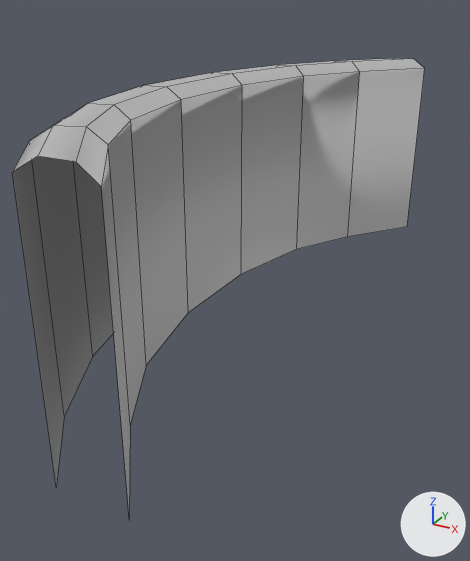
An edit to the FBX model Assets/Environment/Models/WallArena.fbx, drawn before and after from the same camera.
Rendered twice from a camera (50 mm lens) standing at (1.73, -3.16, 1.69) and looking at (0.1, -0.19, 0.2). Lighting does not change. The marker at lower right points along +X, +Y and +Z. Mesh edges are drawn as thin lines. Where no turn or scale is listed for an object, it has been applied to the vertices.

The first picture shows 'WallArena'.
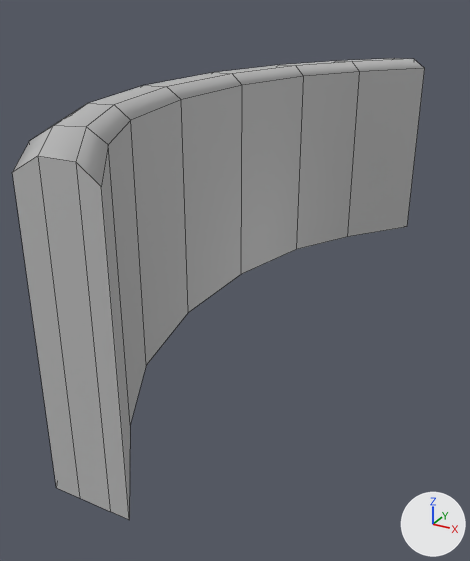
Changed parts and their boxes [x1, y1, x2, y2] in the pictures (470 x 561 px):
'WallArena', reshaped
    before: [12, 58, 425, 515]
    after: [12, 58, 425, 519]
part 1 of me_mesh, added
    after: [12, 156, 129, 519]

The change, as a diff of the scene's bpy script:
```diff
--- a/Assets/Environment/Models/WallArena.fbx.py
+++ b/Assets/Environment/Models/WallArena.fbx.py
@@ me_mesh @@
 me_mesh.from_pydata(...)  # 48 vertices, 35 faces; spans x -0.45..0.56, y -1.8..1.8, z 0.0..1.26
 # used by ob_wallarena; location = (0.0, 0.0, 0.0)
 # verts and faces of me_mesh; kept vertices keep their numbers, new ones are numbered from 48
 # before: 0 (0.22, 1.8, 0.0), 7 (0.22, -1.8, 0.0) at pixel (56, 487), 8 (0.22, 1.8, 1.2), 15 (0.22, -1.8, 1.2) at pixel (12, 172), 16 (0.56, 1.8, 0.0) at pixel (407, 226)
 # before: 23 (0.56, -1.8, 0.0), 24 (0.56, 1.8, 1.2) at pixel (424, 68), 31 (0.56, -1.8, 1.2) at pixel (101, 186), 32 (0.33, 1.8, 1.26) at pixel (394, 58), 39 (0.33, -1.8, 1.26) at pixel (37, 155)
 # before: 40 (0.48, 1.8, 1.26) at pixel (413, 58), 47 (0.48, -1.8, 1.26) at pixel (75, 161)
+# me_mesh part 1
+for new, old in zip([*range(48, 52)], [32, 39, 40, 47]): verts[new] = verts[old] + (0.0, 0.0, -1.26)
+faces += [(0, 8, 32, 48), (32, 40, 50, 48), (16, 50, 40, 24), (7, 49, 39, 15), (39, 49, 51, 47), (23, 31, 47, 51)]
 me_mesh.materials.append(mat_lambert1)
```
